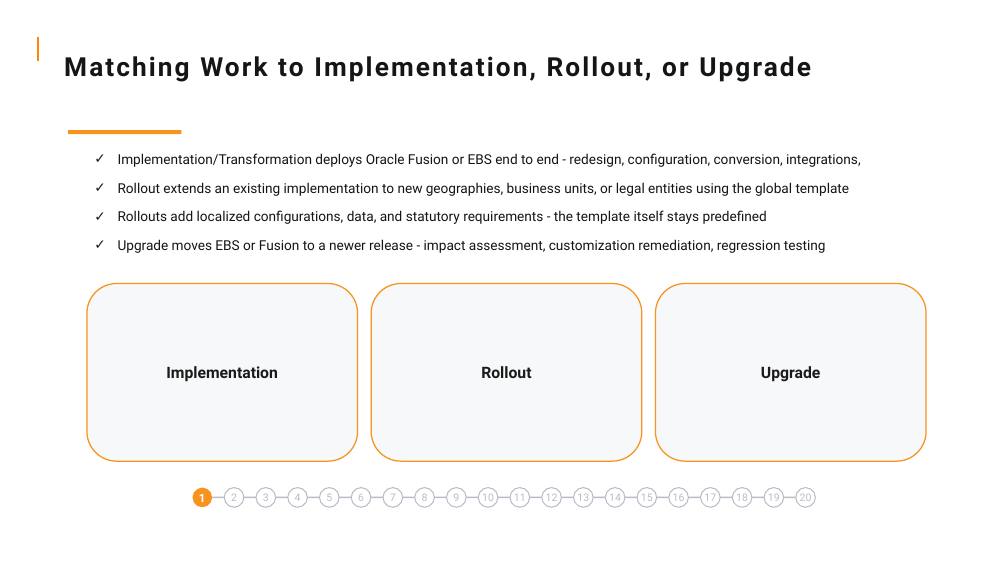
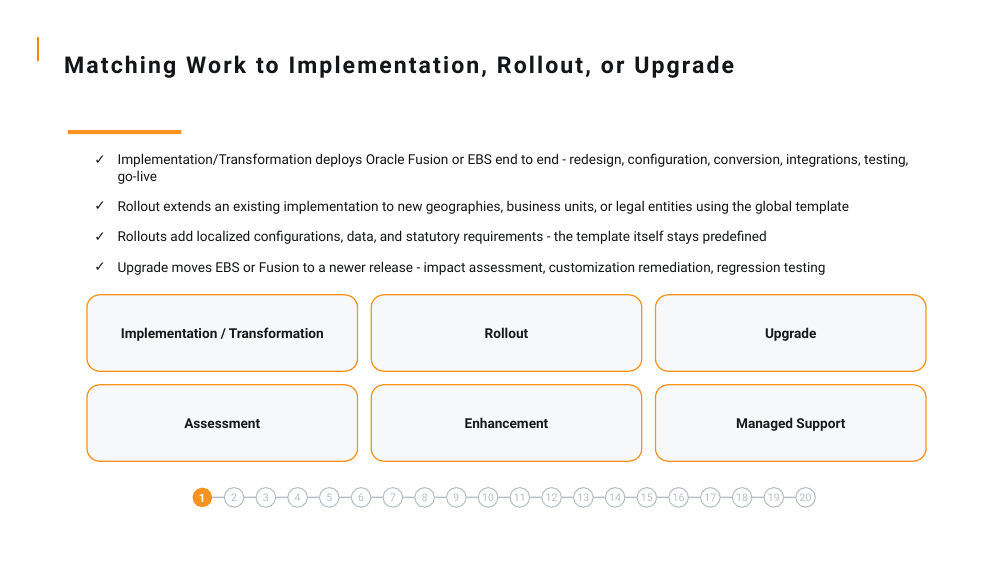
Before and after one commit to ASDPKP0409/vigilant-courses, a slide deck: slide 3 of courses/application-delivery-guidelines/slides.pptx. Drawn at 1008x567 pixels with LibreOffice and Linux fonts; fonts in the diff are those of the drawing; background and template pictures are left out. Boxes give left, top, right and bottom in pixels: in the first picture for what was removed or moved away, otherwise in the second. Text is boxed around its words. In the diff, an @@ line names an element or a change of style, - is before the commit and + after.

```diff
--- a/courses/application-delivery-guidelines/slides.pptx
+++ b/courses/application-delivery-guidelines/slides.pptx
@@ text "Matching Work to Implementation, Rollout, ..." at [64,55,734,78]: size 25 to 22 pt @@
@@ text at [118,153,908,184]: text changed @@
-✓ Implementation/Transformation deploys Oracle Fusion or EBS end to end - redesign, configuration, conversion, integrations,
+✓ Implementation/Transformation deploys Oracle Fusion or EBS end to end - redesign, configuration, conversion, integrations, testing, go-live
@@ text at [118,200,850,275]: more space between paragraphs @@
@@ rounded rectangle "Implementation / Transformation": place and size @@
-rounded rectangle "Implementation / Transformation" at [87,284,358,461]
+rounded rectangle "Implementation / Transformation" at [87,295,358,371]
@@ rounded rectangle "Rollout": place and size @@
-rounded rectangle "Rollout" at [371,284,642,461]
+rounded rectangle "Rollout" at [371,295,642,371]
@@ rounded rectangle "Rollout" at [371,295,642,371]: size 15 to 13 pt @@
@@ rounded rectangle "Upgrade" at [656,295,926,371]: size 15 to 13 pt @@
@@ rounded rectangle "Upgrade": place and size @@
-rounded rectangle "Upgrade" at [656,284,926,461]
+rounded rectangle "Upgrade" at [656,295,926,371]
@@ text in rounded rectangle at [121,327,324,341]: text changed; size 15 to 13 pt @@
-Implementation
+Implementation / Transformation
@@ rounded rectangle added at [87,385,358,461], fill #F7F8FA, outline #F7931E 1.2 pt, 13 pt, text #1A1A1A, bold @@
+Assessment
@@ rounded rectangle added at [371,385,642,461], fill #F7F8FA, outline #F7931E 1.2 pt, 13 pt, text #1A1A1A, bold @@
+Enhancement
@@ rounded rectangle added at [656,385,926,461], fill #F7F8FA, outline #F7931E 1.2 pt, 13 pt, text #1A1A1A, bold @@
+Managed Support
```
Also in this commit, not shown: 21 other slides changed, 14 other files.
